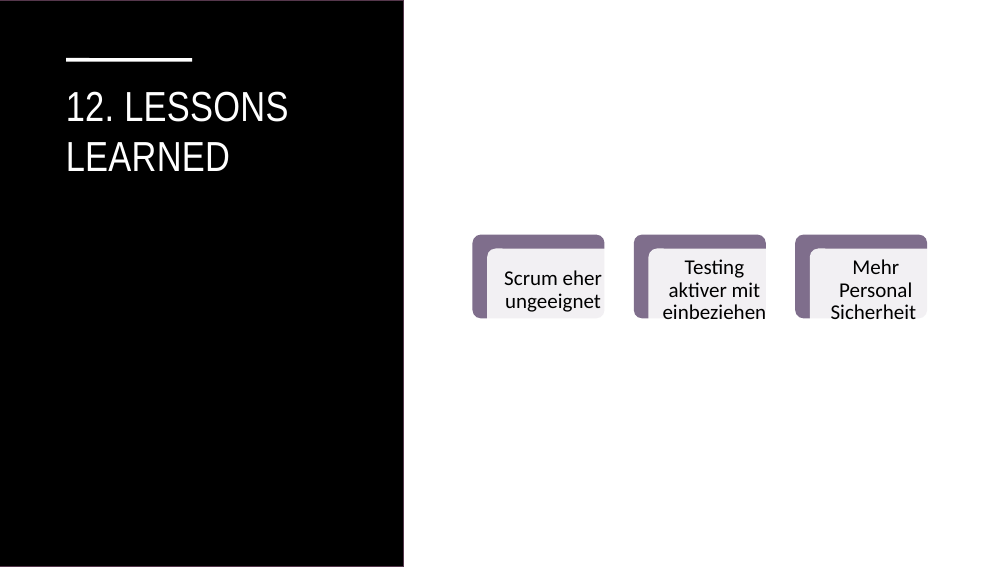
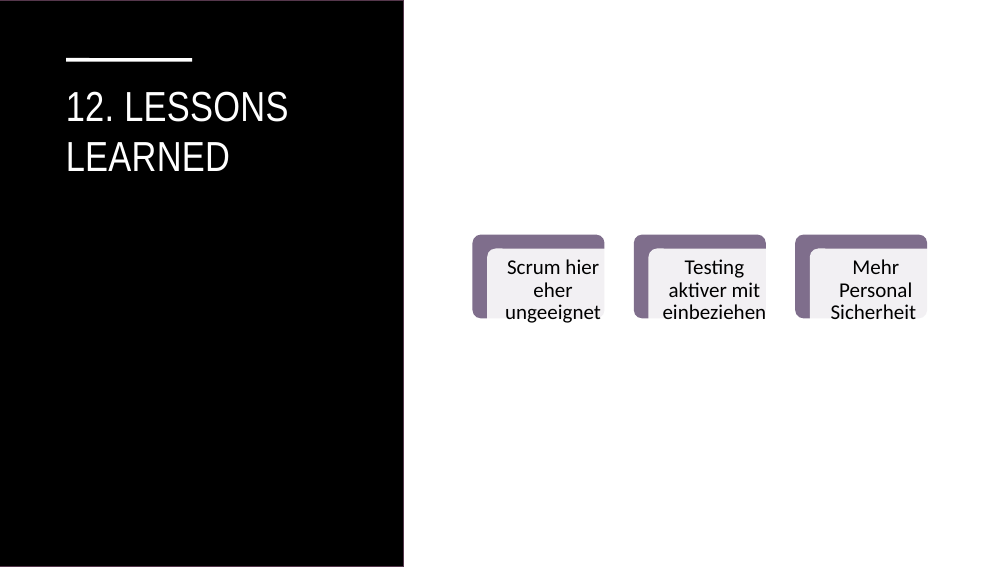
Before and after one commit to malu254/Eifrige-Otter-PM, a slide deck: slide 31 of Abgabe/Dokumentation/Präsentation.pptx. Drawn at 1008x567 pixels with LibreOffice and Linux fonts; fonts in the diff are those of the drawing. Boxes give left, top, right and bottom in pixels: in the first picture for what was removed or moved away, otherwise in the second. Text is boxed around its words. In the diff, an @@ line names an element or a change of style, - is before the commit and + after.

```diff
--- a/Abgabe/Dokumentation/Präsentation.pptx
+++ b/Abgabe/Dokumentation/Präsentation.pptx
@@ text at [505,259,601,323]: text changed @@
-Scrum eher ungeeignet
+Scrum hier eher ungeeignet
```
Also in this commit, not shown: 1 other slide changed, 3 other files.
